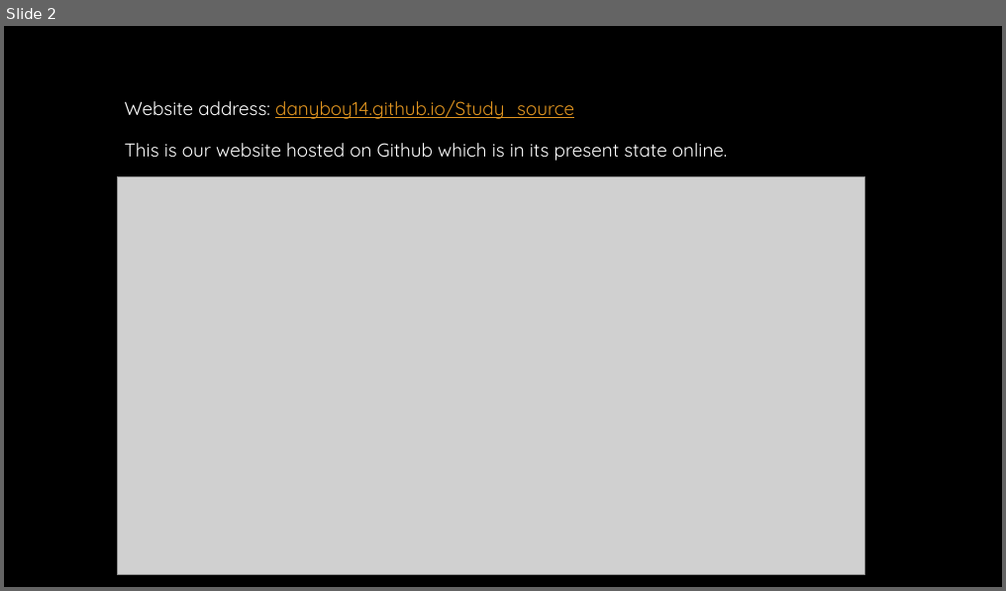
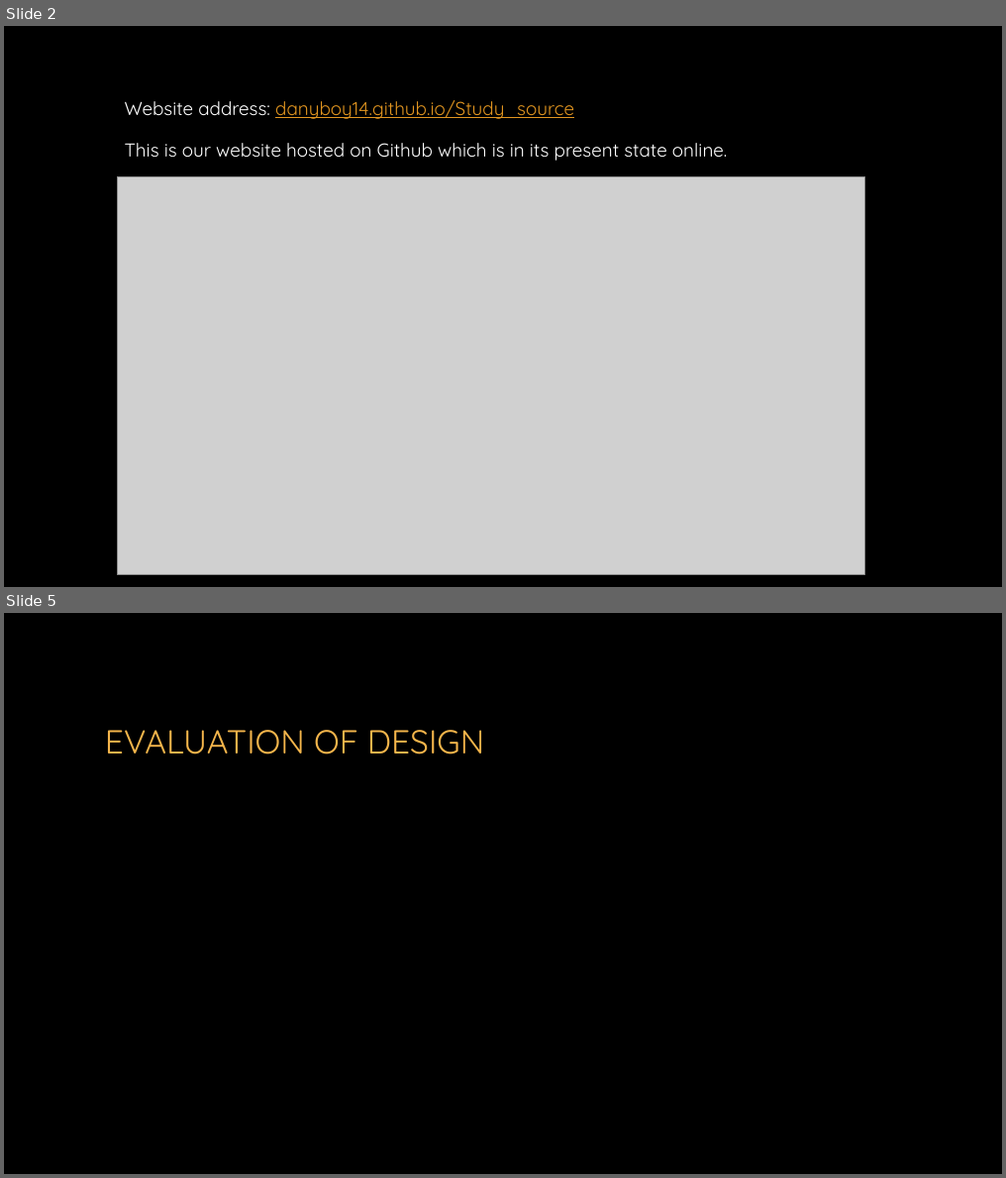
Before and after one commit to Danyboy14/Study_source, a slide deck: Study Source presentation.pptx. Shown one above the other, each under a label of ours: slide 2 before the commit, slides 2 and 5 after it; the slides between them are not shown. The pictures are 1006x591 and 1006x1178 pixels, drawn with LibreOffice and Linux fonts; fonts in the diff are those of the drawing; grey boxes stand for pictures; background and template pictures are left out. Boxes give left, top, right and bottom in pixels: in the first picture for what was removed or moved away, otherwise in the second. Text is boxed around its words. In the diff, an @@ line names an element or a change of style, - is before the commit and + after.

```diff
--- a/Study Source presentation.pptx
+++ b/Study Source presentation.pptx
@@ slide 5 added at [4,613,1002,1174], background picture (left out) @@
@@ title added at [105,730,484,755], 32 pt, text #F4B54B @@
+EVALUATION OF DESIGN
```
Also in this commit, not shown: 4 other slides added, 1 slide removed.
